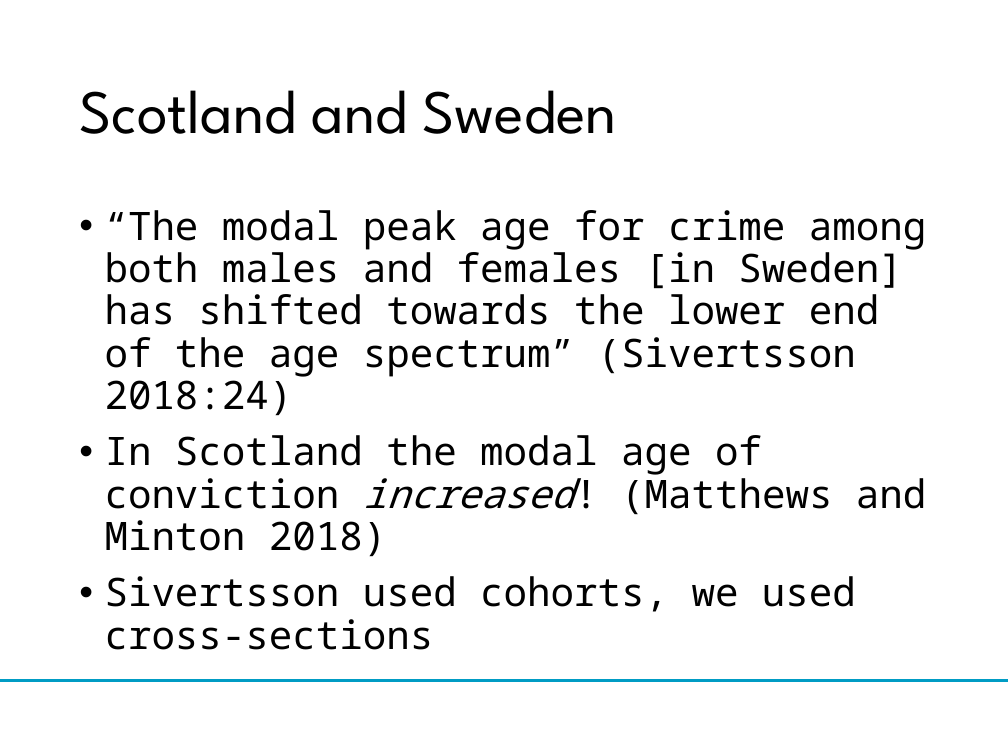
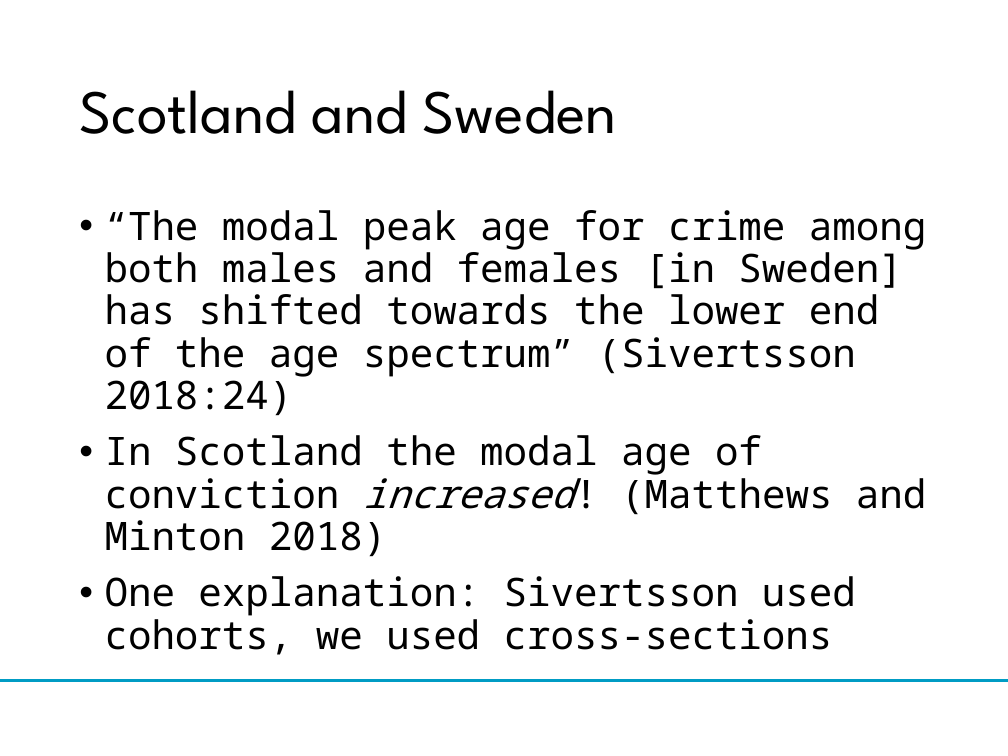
Before and after one commit to benmatthewsed/register_criminology_workshop, a slide deck: slide 12 of slides/soi_comparative_context-bm-v4.pptx. Drawn at 1008x756 pixels with LibreOffice and Linux fonts; fonts in the diff are those of the drawing; background and template pictures are left out. Boxes give left, top, right and bottom in pixels: in the first picture for what was removed or moved away, otherwise in the second. Text is boxed around its words. In the diff, an @@ line names an element or a change of style, - is before the commit and + after.

```diff
--- a/slides/soi_comparative_context-bm-v4.pptx
+++ b/slides/soi_comparative_context-bm-v4.pptx
@@ text at [105,576,856,655]: text changed @@
-• Sivertsson used cohorts, we used cross-sections
+• One explanation: Sivertsson used cohorts, we used cross-sections
```
Also in this commit, not shown: 3 other slides changed.
